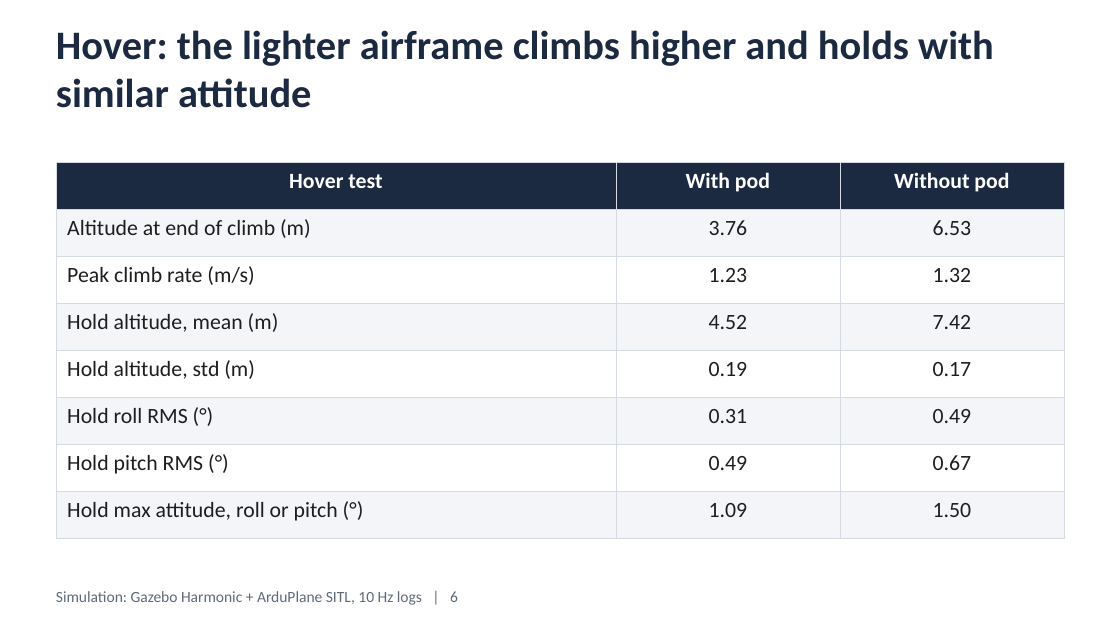
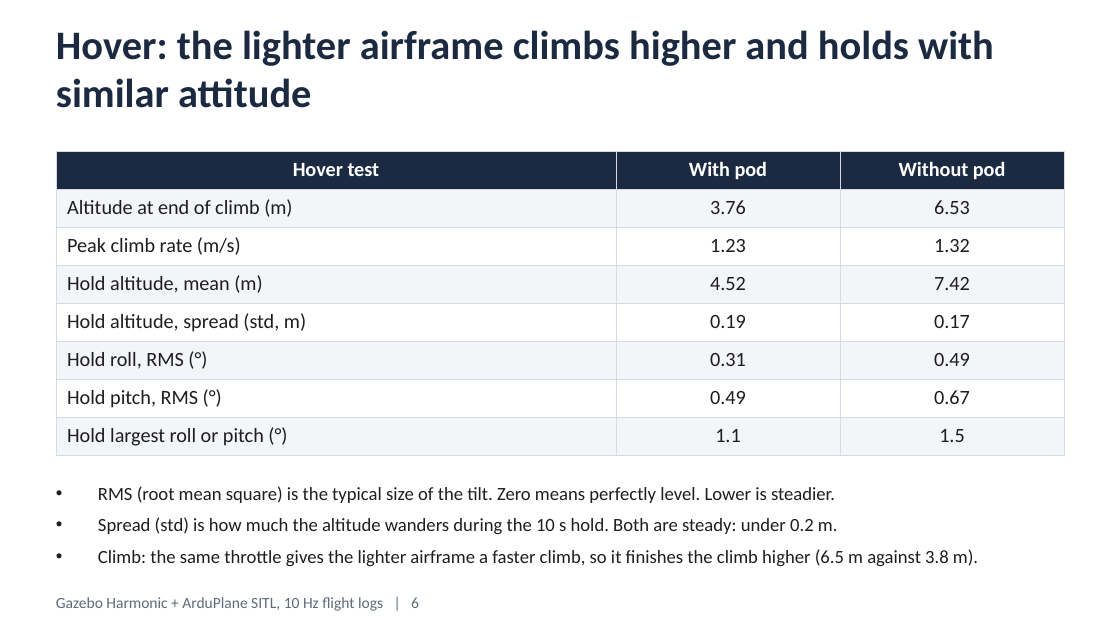
Before and after one commit to nimit0506/StallionAutomation, a slide deck: slide 7 of docs/Stallion_V2_Pod_vs_NoPod_Flight_Dynamics.pptx (slide 6 before the commit). Drawn at 1120x630 pixels with LibreOffice and Linux fonts; fonts in the diff are those of the drawing. Boxes give left, top, right and bottom in pixels: in the first picture for what was removed or moved away, otherwise in the second. Text is boxed around its words. In the diff, an @@ line names an element or a change of style, - is before the commit and + after.

```diff
--- a/docs/Stallion_V2_Pod_vs_NoPod_Flight_Dynamics.pptx
+++ b/docs/Stallion_V2_Pod_vs_NoPod_Flight_Dynamics.pptx
@@ table at [56,151,1064,450] @@
-row 5, column 1: Hold altitude, std (m)
+row 5, column 1: Hold altitude, spread (std, m)
-row 6, column 1: Hold roll RMS (°)
+row 6, column 1: Hold roll, RMS (°)
-row 7, column 1: Hold pitch RMS (°)
+row 7, column 1: Hold pitch, RMS (°)
-row 8: Hold max attitude, roll or pitch (°) | 1.09 | 1.50
+row 8: Hold largest roll or pitch (°) | 1.1 | 1.5
@@ size 14 to 13 pt in "Hover test", "With pod", "Without pod", "Altitude at end of climb (m)" and 14 more places @@
@@ table: place and size @@
-table at [56,162,1064,525]
+table at [56,151,1064,450]
@@ text added at [98,486,978,566], 12 pt, text #1E1E1E @@
+• RMS (root mean square) is the typical size of the tilt. Zero means perfectly level. Lower is steadier.
+• Spread (std) is how much the altitude wanders during the 10 s hold. Both are steady: under 0.2 m.
+• Climb: the same throttle gives the lighter airframe a faster climb, so it finishes the climb higher (6.5 m against 3.8 m).
@@ text at [56,597,419,611]: text changed @@
-Simulation: Gazebo Harmonic + ArduPlane SITL, 10 Hz logs | 6
+Gazebo Harmonic + ArduPlane SITL, 10 Hz flight logs | 6
```
Also in this commit, not shown: 11 other slides changed, 3 slides added, 2 slides removed, 1 other file.
